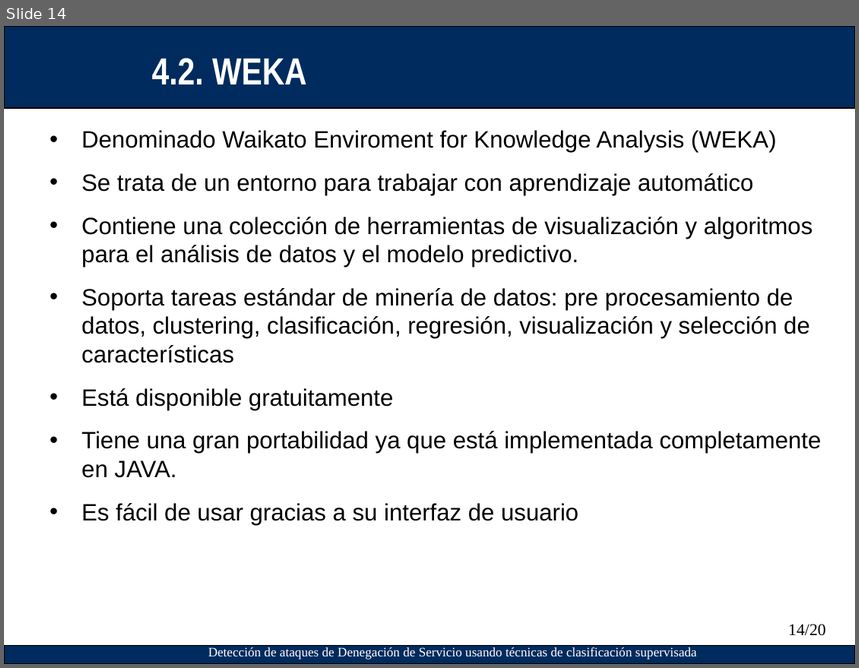
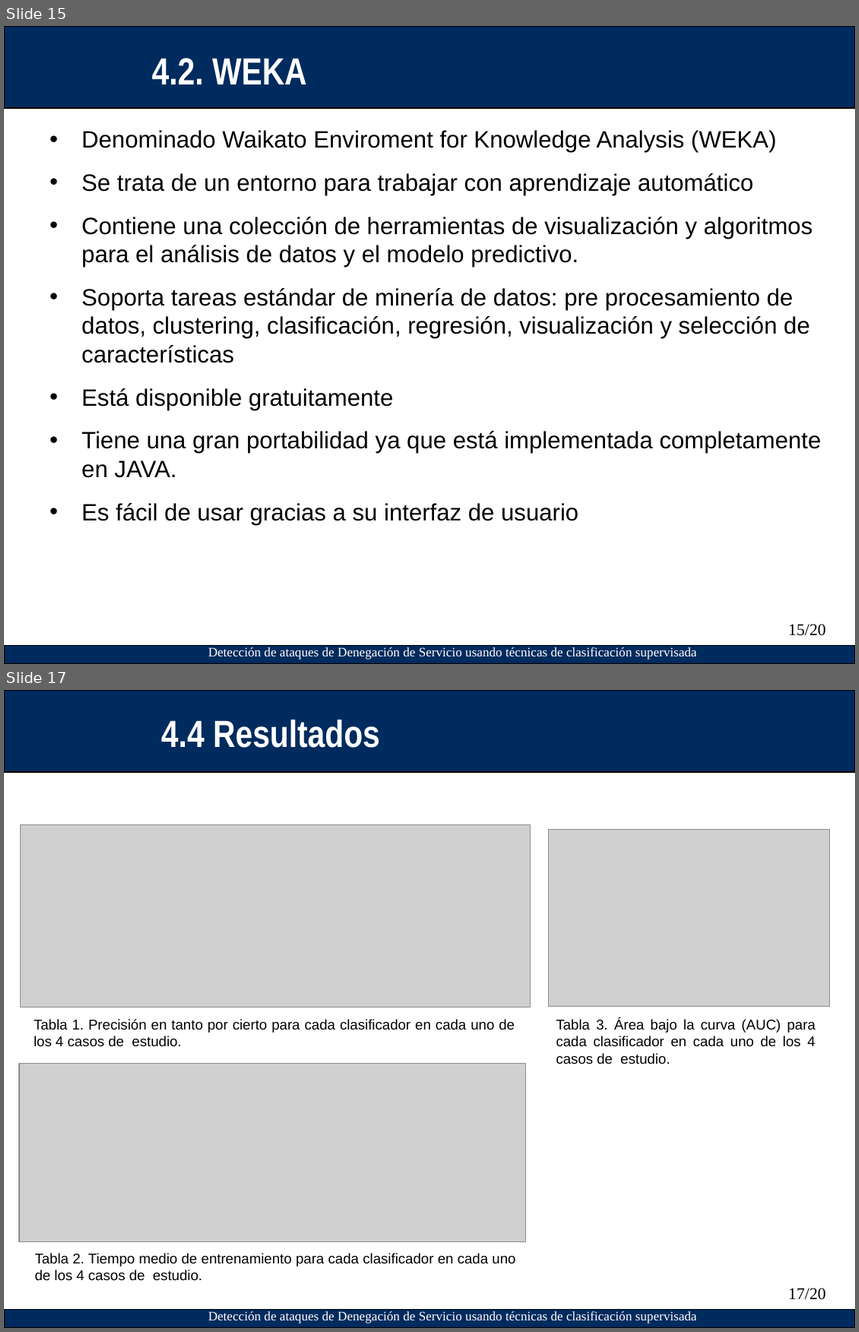
Before and after one commit to asam139/DoS_TFM, a slide deck: Presentacion/Plantilla_Presentacion_PFC-IT_ETSIT.ppt. Shown one above the other, each under a label of ours: slide 14 before the commit, slides 15 and 17 after it; the slides between them are not shown. The pictures are 859x668 and 859x1332 pixels, drawn with LibreOffice and Linux fonts; fonts in the diff are those of the drawing; grey boxes stand for pictures; background and template pictures are left out. Boxes give left, top, right and bottom in pixels: in the first picture for what was removed or moved away, otherwise in the second. Text is boxed around its words. In the diff, an @@ line names an element or a change of style, - is before the commit and + after.

```diff
--- a/Presentacion/Plantilla_Presentacion_PFC-IT_ETSIT.ppt
+++ b/Presentacion/Plantilla_Presentacion_PFC-IT_ETSIT.ppt
@@ slide 17 added at <box>4,690,855,1328</box>, background #FFFFFF; not listed: 3 template elements that a slide beside it also shows @@
@@ text added at <box>161,720,380,748</box>, 32 pt, text #FFFFFF, bold @@
+4.4 Resultados
@@ picture added at <box>20,825,530,1008</box> @@
@@ picture added at <box>548,830,829,1007</box> @@
@@ text added at <box>34,1019,515,1047</box>, 12 pt, text #000000 @@
+Tabla 1. Precisión en tanto por cierto para cada clasificador en cada uno de los 4 casos de estudio.
@@ text added at <box>557,1019,816,1065</box>, 12 pt, text #000000 @@
+Tabla 3. Área bajo la curva (AUC) para cada clasificador en cada uno de los 4 casos de estudio.
@@ picture added at <box>19,1064,527,1243</box> @@
@@ text added at <box>35,1253,515,1281</box>, 12 pt, text #000000 @@
+Tabla 2. Tiempo medio de entrenamiento para cada clasificador en cada uno de los 4 casos de estudio.
@@ page number added at <box>788,1288,826,1300</box>, 14 pt, text #000000 @@
+17/20
@@ what was slide 14 is now slide 15 @@
@@ page number at <box>788,624,826,636</box>: text changed @@
-14/20
+15/20
```
Also in this commit, not shown: 1 slide changed, 8 other slides added, 2 slides removed.
